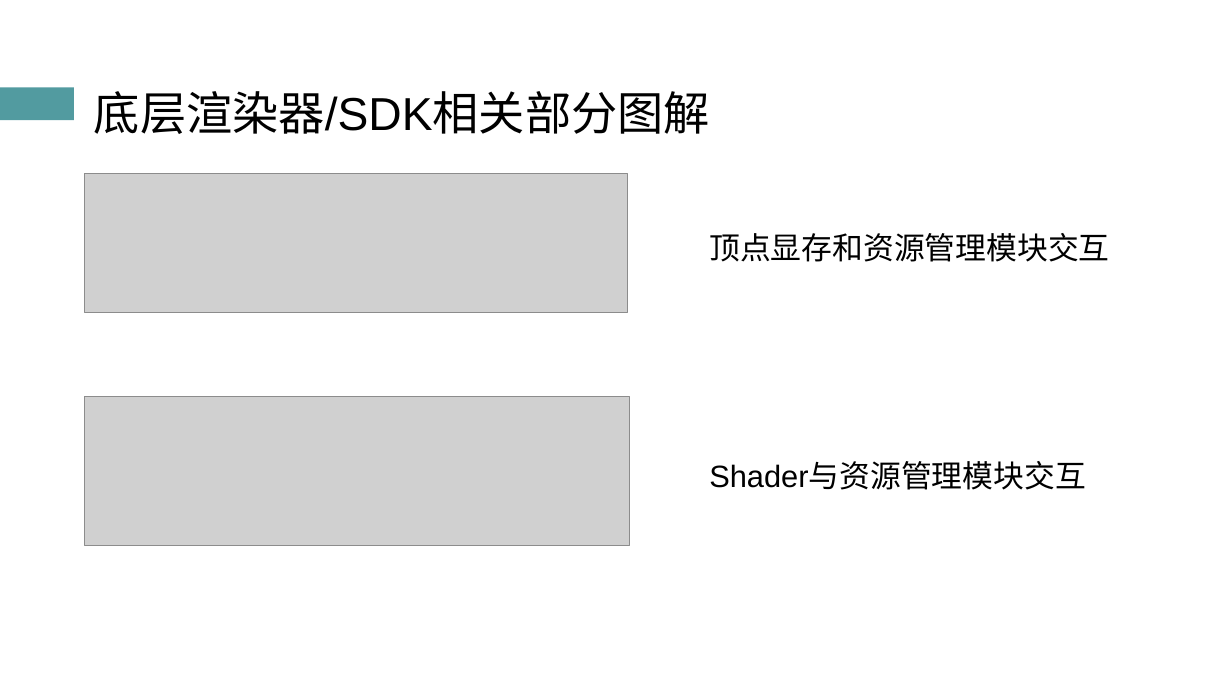
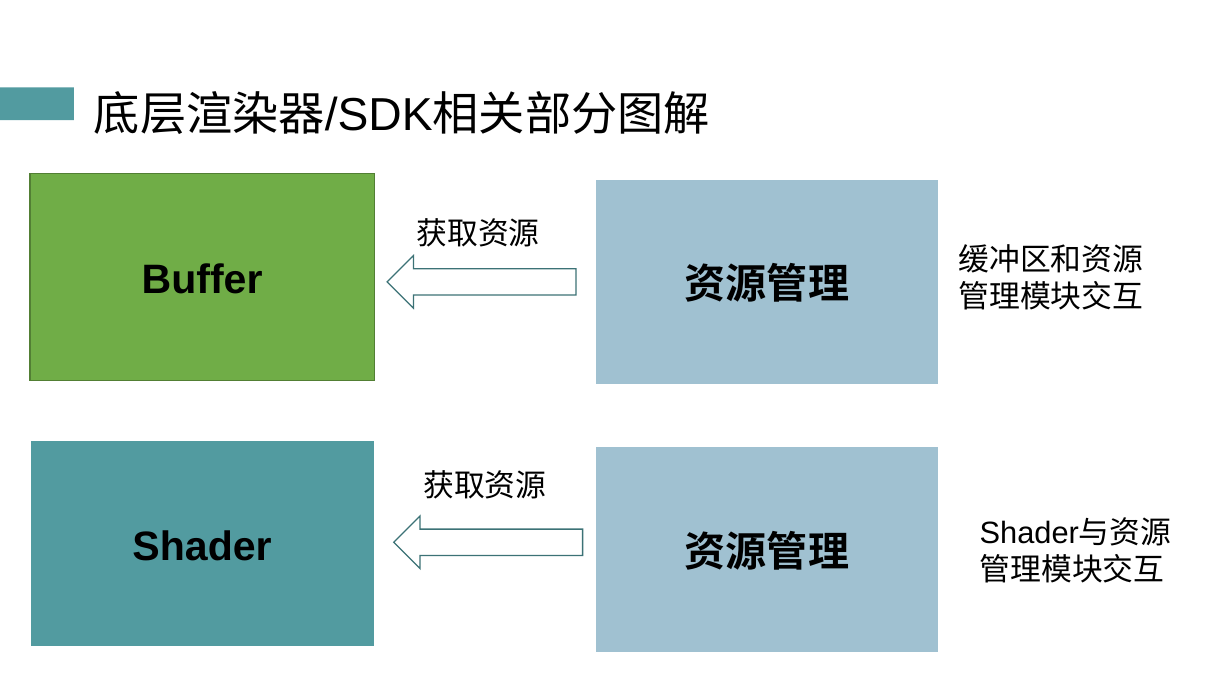
Before and after one commit to atom-chen/Main, a slide deck: slide 21 of OpenGL/答辩PPT.pptx. Drawn at 1232x693 pixels with LibreOffice and Linux fonts; fonts in the diff are those of the drawing; grey boxes stand for pictures. Boxes give left, top, right and bottom in pixels: in the first picture for what was removed or moved away, otherwise in the second. Text is boxed around its words. In the diff, an @@ line names an element or a change of style, - is before the commit and + after.

```diff
--- a/OpenGL/答辩PPT.pptx
+++ b/OpenGL/答辩PPT.pptx
@@ rectangle added at <box>30,174,374,381</box>, fill #70AD47, outline #538035 1 pt, 32 pt, text #000000, bold @@
+Buffer
@@ picture removed at <box>85,174,628,312</box> @@
@@ rectangle added at <box>595,178,940,385</box>, fill #A0C1D1, outline #FFFFFF 1.5 pt, 32 pt, text #000000, bold @@
+资源管理
@@ text added at <box>417,218,540,247</box>, 24 pt, text #000000 @@
+获取资源
@@ left arrow added at <box>387,256,576,309</box>, fill #FFFFFF, outline #3D7376 1 pt @@
@@ text at <box>959,244,1144,310</box>: text changed @@
-顶点显存和资源管理模块交互
+缓冲区和资源
+管理模块交互
@@ picture removed at <box>85,396,630,545</box> @@
@@ rectangle added at <box>30,441,374,648</box>, fill #529BA0, outline #FFFFFF 1.5 pt, 32 pt, text #000000, bold @@
+Shader
@@ rectangle added at <box>595,446,940,653</box>, fill #A0C1D1, outline #FFFFFF 1.5 pt, 32 pt, text #000000, bold @@
+资源管理
@@ text added at <box>423,470,546,499</box>, 24 pt, text #000000 @@
+获取资源
@@ text removed at <box>709,463,1086,490</box> @@
-Shader与资源管理模块交互
@@ left arrow added at <box>394,516,582,568</box>, fill #FFFFFF, outline #3D7376 1 pt @@
@@ text added at <box>980,518,1172,583</box>, 24 pt, text #000000 @@
+Shader与资源
+管理模块交互
```
Also in this commit, not shown: 18 other slides changed, 1 slide removed, 50 other files.
